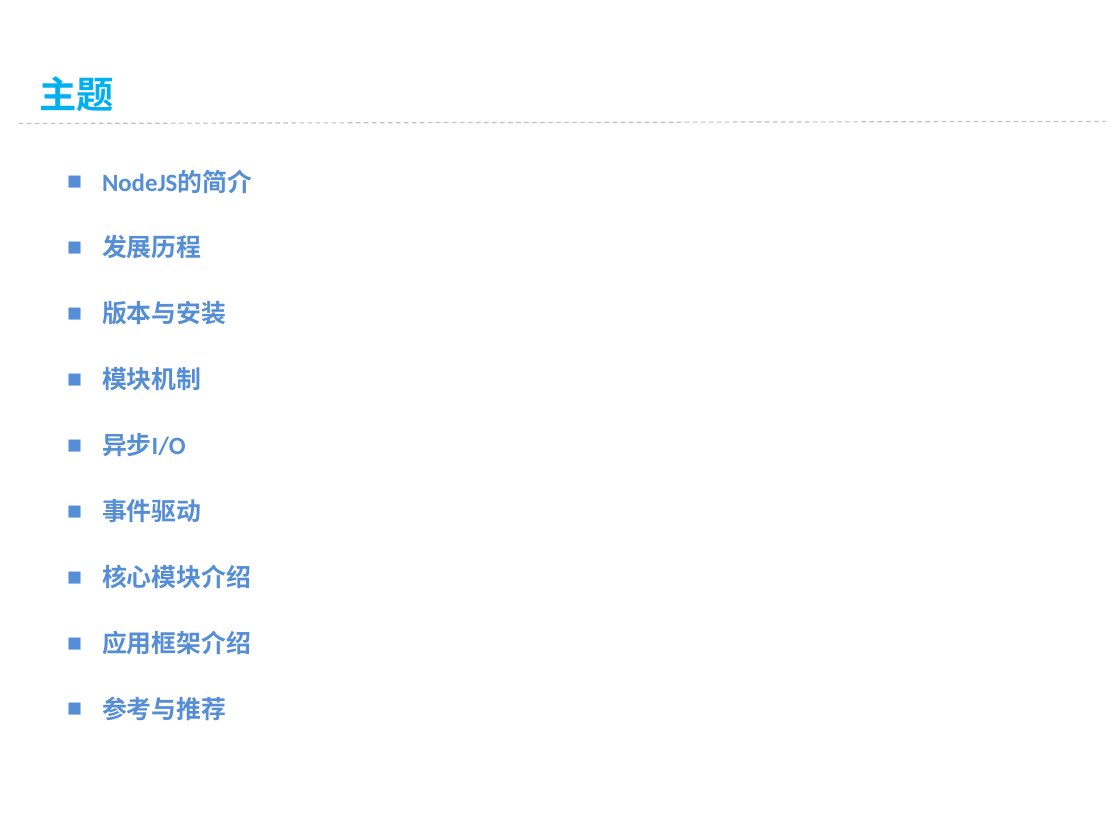
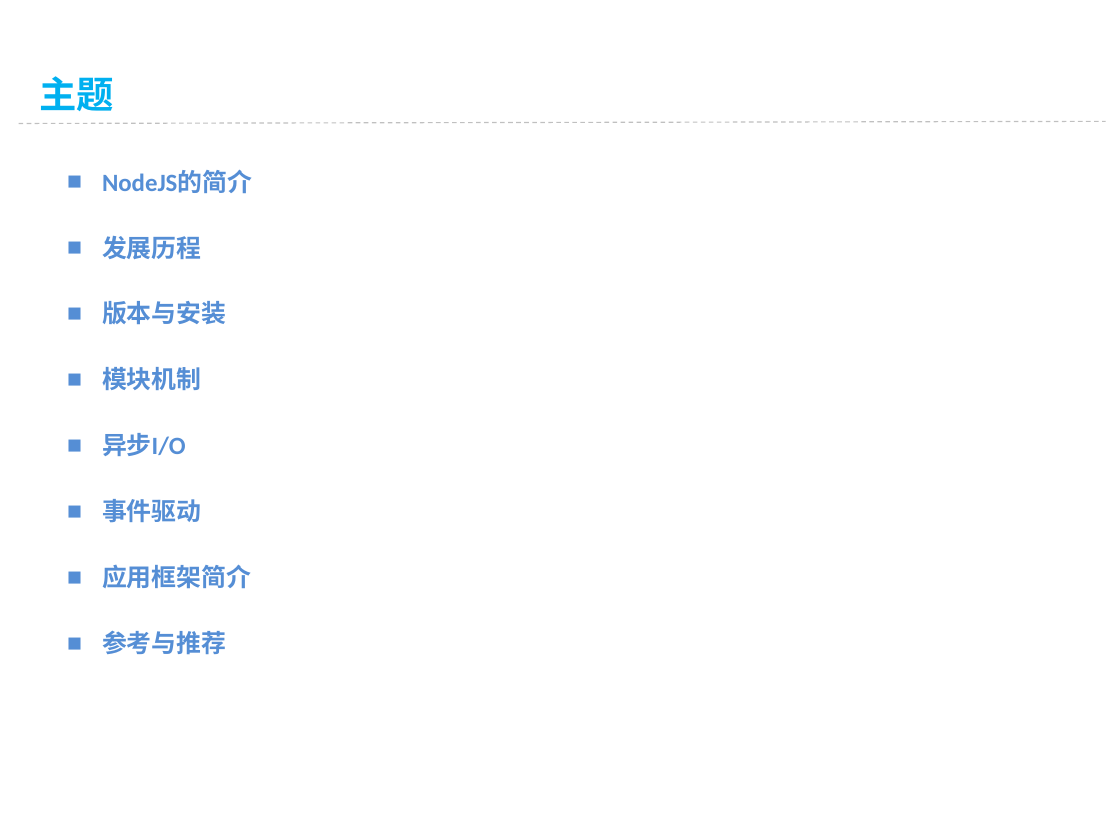
Before and after one commit to vaik/Documents, a slide deck: slide 2 of 我的分享/NodeJS基础概念理解.ppt. Drawn at 1120x840 pixels with LibreOffice and Linux fonts; fonts in the diff are those of the drawing; background and template pictures are left out. Boxes give left, top, right and bottom in pixels: in the first picture for what was removed or moved away, otherwise in the second. Text is boxed around its words. In the diff, an @@ line names an element or a change of style, - is before the commit and + after.

```diff
--- a/我的分享/NodeJS基础概念理解.ppt
+++ b/我的分享/NodeJS基础概念理解.ppt
@@ text at (102,565,251,589): text changed @@
-■ 核心模块介绍
-■ 应用框架介绍
+■ 应用框架简介
```
Also in this commit, not shown: 2 other slides changed, 3 slides added, 2 slides removed.
